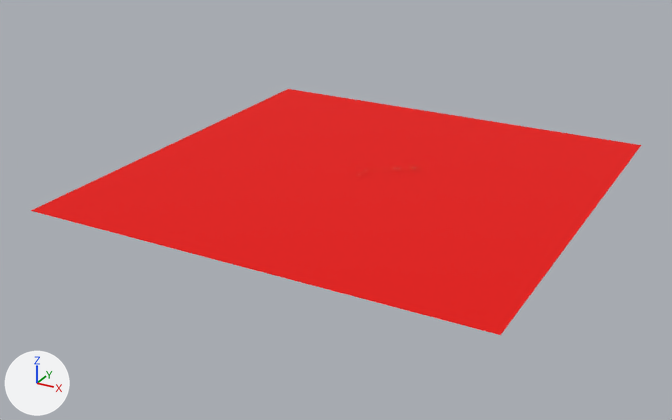
An edit to the FBX model Assets/Levels/Tracks/LavaRealm/Model/LavaRealm.fbx, drawn before and after from the same camera.
The view is the same before and after, from a 50 mm camera at (8168.0, -15988.0, 7023.0) aimed at (-337.0, -524.0, -708.0). Arrows for +X, +Y and +Z are at lower left; the lights stay in place. Where no turn or scale is listed for an object, it has been applied to the vertices.
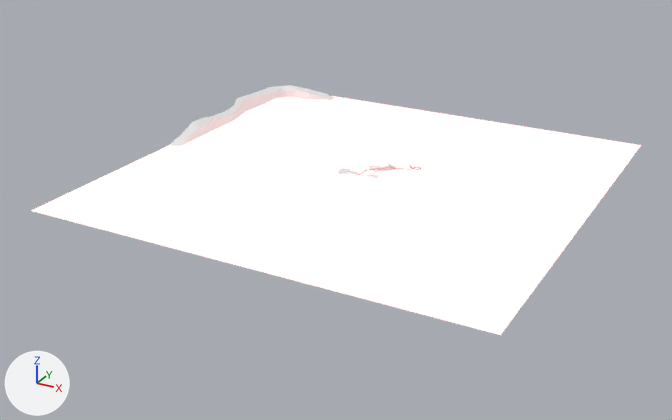
The edits, one by one:
In material 'LavaTexture' (mat_lavatexture), emission_strength is now set to 1.0.
Material 'Rock_01' (mat_rock_01) is new.
Its base color is (0.8, 0.8, 0.8) (white #e7e7e7).
Its roughness is 1.0.
Mesh me_plane_003 is new.
It has 57 vertices, 36 faces and spans x -384.0..1340.0, y -293.0..4693.0, z -210.0..219.0.
It uses material mat_rock_01 (its picture is missing).
Mesh me_plane_002_1 is new.
It has 213 vertices, 172 faces and spans x -399.0..661.0, y -237.0..729.0, z -49.0..82.0.
It uses material mat_rock_01 (its picture is missing).
Object 'Rock_Out_01' (ob_rock_out_01) is new; it shows me_plane_003.
Its location is (-4394.0, -184.0, 38.0).
Object 'Rock' (ob_rock) is new; it shows me_plane_002_1.
Its location is (-191.0, 23.0, -36.0).

Boxes [x1, y1, x2, y2] around the edits, measured in the pictures (672 x 420 px):
'Plane', surface changed (red to white)
    both: [31, 89, 641, 335]
'Rock_Out_01', added
    after: [170, 85, 334, 146]
'Rock', added
    after: [338, 163, 395, 178]
